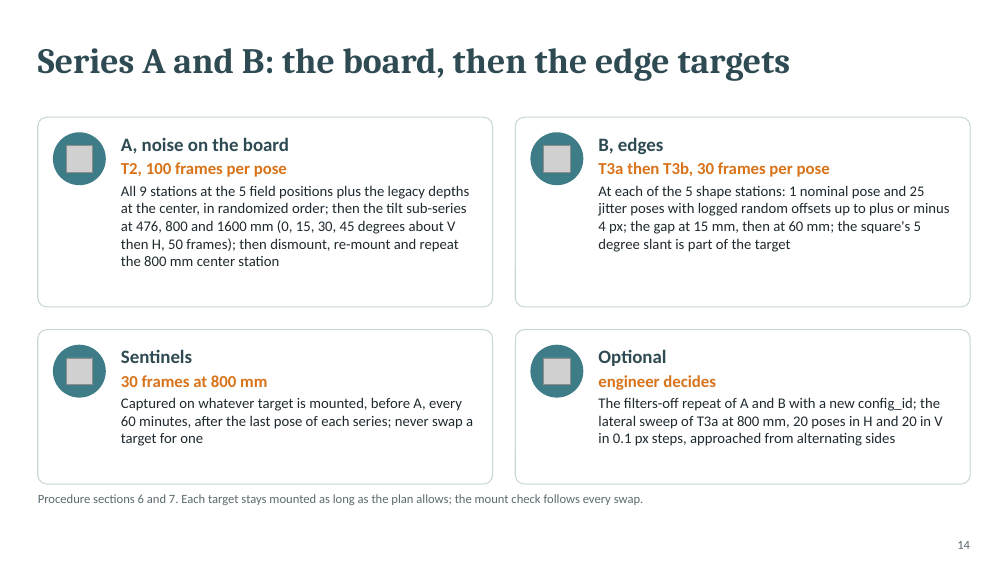
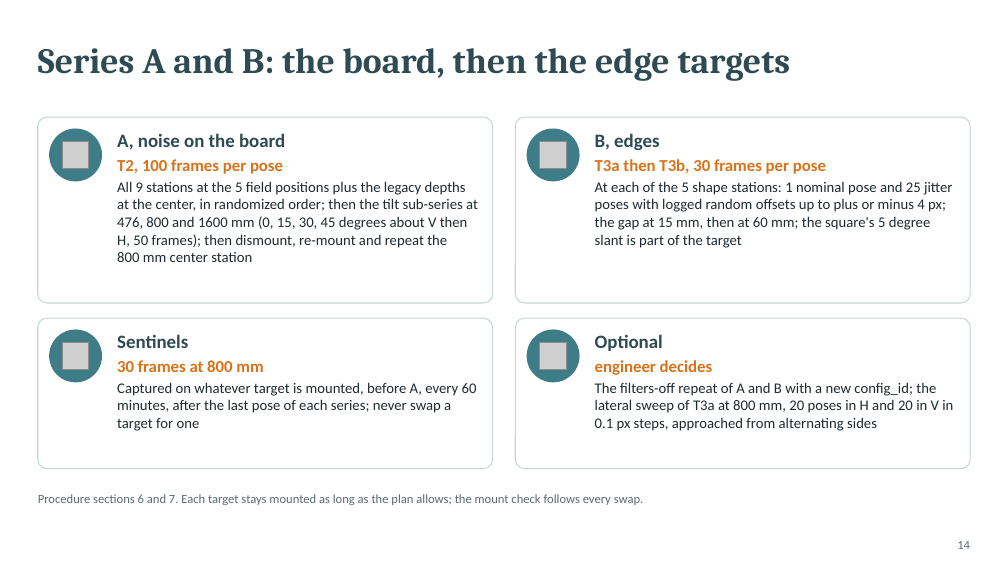
Before and after one commit to glibertyreach/sensor_performance_estimation, a slide deck: slide 14 of docs/presentations/vsx3000_test_procedure.pptx. Drawn at 1008x567 pixels with LibreOffice and Linux fonts; fonts in the diff are those of the drawing; grey boxes stand for pictures. Boxes give left, top, right and bottom in pixels: in the first picture for what was removed or moved away, otherwise in the second. Text is boxed around its words. In the diff, an @@ line names an element or a change of style, - is before the commit and + after.

```diff
--- a/docs/presentations/vsx3000_test_procedure.pptx
+++ b/docs/presentations/vsx3000_test_procedure.pptx
@@ rounded rectangle: place and size @@
-rounded rectangle at (38,117,493,307)
+rounded rectangle at (38,117,493,303)
@@ rounded rectangle: place and size @@
-rounded rectangle at (516,117,971,307)
+rounded rectangle at (516,117,971,303)
@@ text "A, noise on the board" rewrapped from (121,137,469,266) to (117,133,478,262) @@
@@ 2 pictures, 2 ellipses: place and size @@
-2 pictures, 2 ellipses at (53,132,584,185)
+2 pictures, 2 ellipses at (49,129,580,181)
@@ text "B, edges" rewrapped from (598,137,949,252) to (595,133,953,248) @@
@@ rounded rectangle: place and size @@
-rounded rectangle at (38,330,493,484)
+rounded rectangle at (38,318,493,469)
@@ proportions changed in 4 elements at (38,117,493,303), (516,117,971,303), (38,318,493,469), (516,318,971,469) @@
@@ rounded rectangle: place and size @@
-rounded rectangle at (516,330,971,484)
+rounded rectangle at (516,318,971,469)
@@ text "Sentinels" rewrapped from (121,349,473,446) to (117,334,477,431) @@
@@ 2 pictures, 2 ellipses: place and size @@
-2 pictures, 2 ellipses at (53,345,584,398)
+2 pictures, 2 ellipses at (49,330,580,383)
@@ text "Optional" rewrapped from (598,349,942,446) to (595,334,953,431) @@
```
Also in this commit, not shown: 12 other slides changed, 18 other files.
